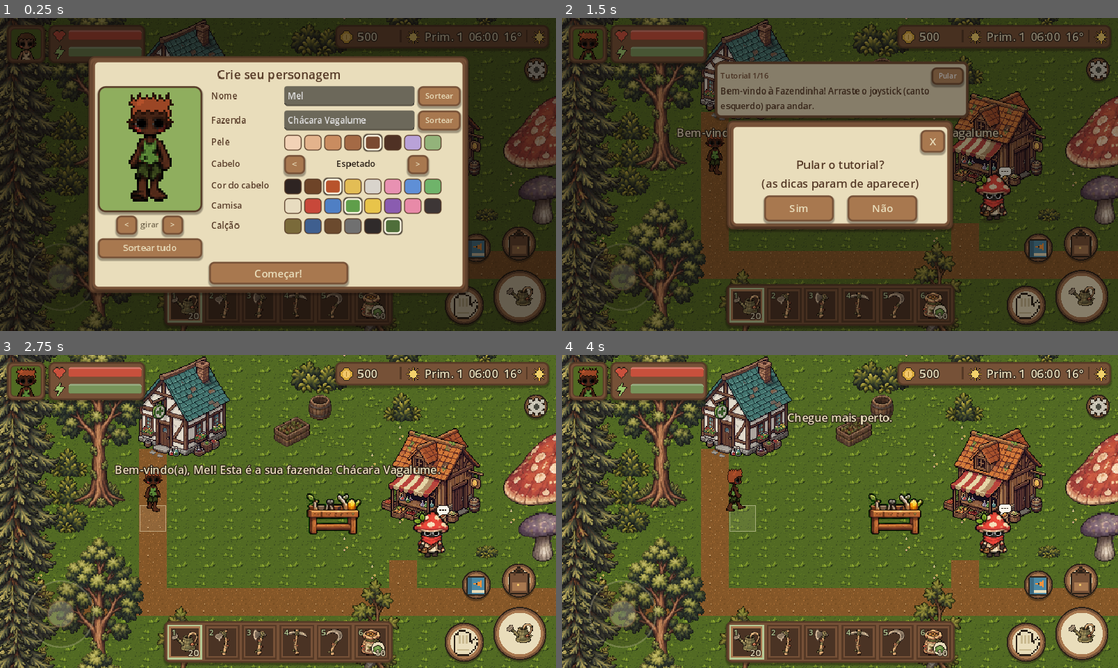
Above: before the commit, frames 1-4 (two rows, left to right).
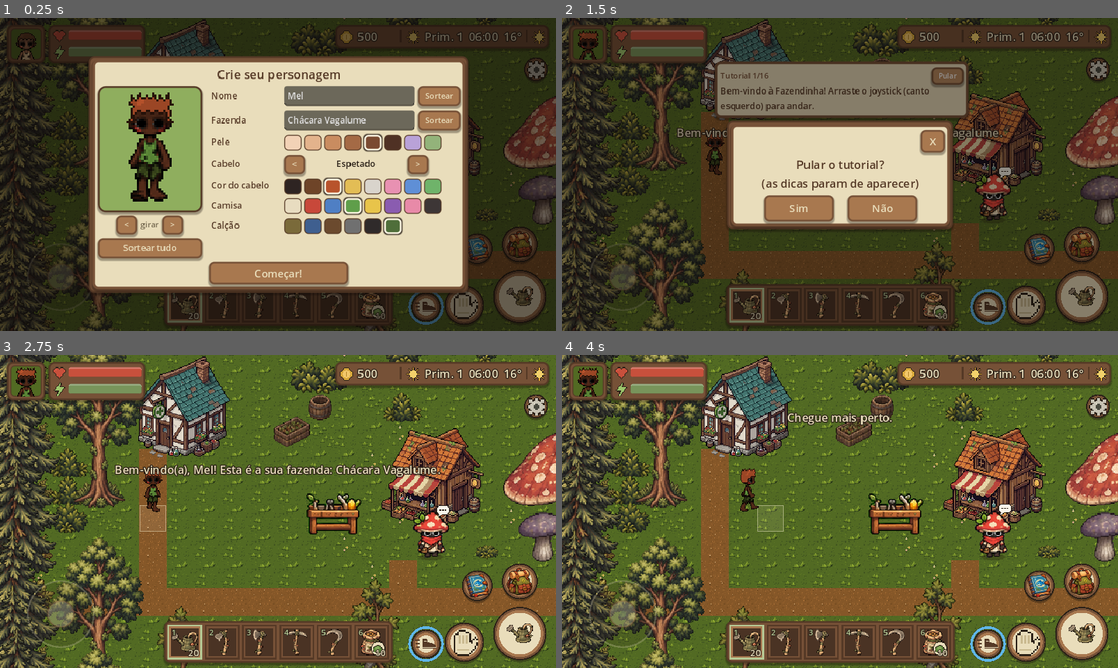
Above: after the commit, the same moments.

Repository: kyoubuerickfreitas-ux/fazendinha-fantastica
Game: Godot game, scene res://scenes/main.tscn
Same seed, same stepped clock (60 frames per second), same inputs: the game is played once before the commit and once after it.
Inputs (mouse positions are in pixels of both pictures, inside the frame that each line leads up to):
- Up to frame 1 (0.25 s): no input
- Up to frame 2 (1.5 s): click "Começar!" at 0.5 s; click "Pular" at 1.25 s
- Up to frame 3 (2.75 s): click "Sim" at 2 s
- Up to frame 4 (4 s): move the mouse to (962, 495) at 2.77 s; hold D (move_right) 2.78-3.5 s; hold Shift (run, bound only after the commit) 2.78-3.5 s; click (962, 495) at 2.92 s; tap Tab at 3.05 s; click "X" at 3.5 s

The runs differ from the first frame. In frame 1, 0.8% of the frame differs, in the area x 73-97%, y 66-98%; in frame 2, 1.1%; in frame 3, 1.4%; in frame 4, 2.0%, in the area x 29-97%, y 36-98%.

Commit message:
Botão de correr com fôlego próprio, materiais com "tenho/preciso" e ícones novos
- Segurar o botão (ou Shift) corre 70% mais rápido; o fôlego (separado da energia) aparece num anel
  em volta do botão, recupera ao parar e fica vermelho quando esgota
- Bancada, melhorias de ferramenta e de construções mostram cada material com ícone e "tenho/preciso"
  (verde = dá, vermelho = falta); o aviso de falta diz quanto você tem
- Ícones novos da mochila e do Livro de Pesca (tools/import_ui_buttons.py)

Co-Authored-By: Claude Opus 5.5 <noreply@anthropic.com>
Claude-Session: https://claude.ai/code/session_01K8smMkd41S9KsmfWVPtWCG

Diff:
--- a/scripts/autoload/game.gd
+++ b/scripts/autoload/game.gd
@@ -56,6 +56,11 @@
 var mine_deepest := 0
 ## Tutorial: {"step": índice, "base": valor no começo do passo, "done": bool}
 var tutorial := {"step": 0, "base": 0, "done": false}
+## Correr: fôlego próprio (não gasta energia). Enche sozinho quando você para de correr.
+const MAX_STAMINA := 100.0
+var stamina := MAX_STAMINA
+var exhausted := false      # zerou: só volta a correr depois de recuperar um pouco
+var run_held := false       # botão de correr (ou Shift) apertado
 ## Jogador: nome, nome da fazenda e aparência (criação de personagem). created = já passou pela tela.
 var profile := {"name": "", "farm": "", "look": {}, "created": false}
 ## Isca colocada na vara de pesca ("" = sem isca)
@@ -460,7 +465,7 @@
 		"move_left": [KEY_A, KEY_LEFT], "move_right": [KEY_D, KEY_RIGHT],
 		"move_up": [KEY_W, KEY_UP], "move_down": [KEY_S, KEY_DOWN],
 		"use_tool": [KEY_SPACE, KEY_J], "interact": [KEY_E, KEY_K],
-		"backpack": [KEY_I, KEY_TAB],
+		"backpack": [KEY_I, KEY_TAB], "run": [KEY_SHIFT],
 		"slot_1": [KEY_1], "slot_2": [KEY_2], "slot_3": [KEY_3],
 		"slot_4": [KEY_4], "slot_5": [KEY_5], "slot_6": [KEY_6],
 	}
--- a/scripts/data/item_db.gd
+++ b/scripts/data/item_db.gd
@@ -347,6 +347,33 @@
 	return out
 
 
+## Quanto o jogador tem de um material de receita (moedas, "qualquer peixe" ou item).
+static func have_of(key: String) -> int:
+	if key == "money":
+		return Game.money
+	if key == "any_fish":
+		return Cooking.have("any_fish")
+	return Game.count_item(key)
+
+
+static func cost_name(key: String) -> String:
+	if key == "money":
+		return "moedas"
+	if key == "any_fish":
+		return "peixe(s) qualquer"
+	return item_name(key)
+
+
+## Só o que falta, com quanto você tem: "Madeira (tem 4 de 10), Pedra (tem 0 de 5)".
+static func missing_text(cost: Dictionary) -> String:
+	var parts := []
+	for k in cost:
+		var have := have_of(k)
+		if have < int(cost[k]):
+			parts.append("%s (tem %d de %d)" % [cost_name(k), have, int(cost[k])])
+	return ", ".join(parts)
+
+
 static func cost_text(cost: Dictionary) -> String:
 	var parts := []
 	for k in cost:
--- a/scripts/player/player.gd
+++ b/scripts/player/player.gd
@@ -21,6 +21,11 @@
 ## Direções que já têm animação desenhada, por ferramenta (as outras usam o golpe simples)
 static var _has_dir := {}
 const SPEED := 85.0
+const RUN_MULT := 1.7        # correndo
+const RUN_DRAIN := 20.0      # fôlego gasto por segundo correndo (~5 s de corrida)
+const RUN_REGEN := 16.0      # fôlego recuperado por segundo parado ou andando
+const RUN_REST := 0.6        # espera antes de começar a recuperar
+const RUN_RECOVER := 35.0    # depois de cansar, precisa disto para correr de novo
 const REACH := 20.0
 const AUTO_REACH := 52.0    # alcance da mira automática (~1,6 célula)
 const TAP_REACH := 72.0     # alcance ao tocar direto na tela
@@ -37,6 +42,8 @@
 var _dir := Dir.DOWN
 var _anim_t := 0.0
 var _busy := 0.0
+var running := false
+var _rest := 0.0
 var _sprite: Sprite2D
 var _hair: Sprite2D          # cabelo (mesmos quadros do corpo, tingido)
 var _look_mat: ShaderMaterial
@@ -89,7 +96,8 @@
 			fishing.cancel("Você recolheu a linha.")
 	_busy = max(0.0, _busy - delta)
 
-	velocity = v * SPEED * Cooking.speed_mult()
+	_update_run(v, delta)
+	velocity = v * SPEED * Cooking.speed_mult() * (RUN_MULT if running else 1.0)
 	move_and_slide()
 
 	if not _action.is_empty() or _holding_rod:
@@ -101,7 +109,7 @@
 		else:
 			_dir = Dir.DOWN if v.y > 0 else Dir.UP
 		var before := int(_anim_t)
-		_anim_t += delta * (8.0 + 6.0 * v.length())
+		_anim_t += delta * (8.0 + 6.0 * v.length()) * (1.5 if running else 1.0)
 		if int(_anim_t) != before and int(_anim_t) % 4 == 0:
 			_footstep()
 		_sprite.frame = _dir * COLS + 1 + int(_anim_t) % WALK_FRAMES
@@ -114,6 +122,23 @@
 		var id := Game.selected_item_id()
 		var c := target_cell()
 		world.set_cursor(c, Game.ui_lock == 0, world.would_act(id, c) or world.can_interact_cell(c))
+
+
+## Correr gasta o fôlego; parar de correr recupera. O bônus "Fôlego" da comida faz durar mais.
+func _update_run(v: Vector2, delta: float) -> void:
+	running = Game.run_held and v.length() > 0.2 and not Game.exhausted and Game.stamina > 0.0
+	if running:
+		_rest = 0.0
+		Game.stamina = maxf(0.0, Game.stamina - RUN_DRAIN * Cooking.energy_mult() * delta)
+		if Game.stamina <= 0.0:
+			Game.exhausted = true
+			Sound.play("deny", -8.0)
+		return
+	_rest += delta
+	if _rest >= RUN_REST:
+		Game.stamina = minf(Game.MAX_STAMINA, Game.stamina + RUN_REGEN * delta)
+	if Game.exhausted and Game.stamina >= RUN_RECOVER:
+		Game.exhausted = false
 
 
 ## Aplica a aparência escolhida (cores do corpo e cabelo).
--- a/scripts/ui/hud.gd
+++ b/scripts/ui/hud.gd
@@ -23,6 +23,8 @@
 var _hotbar: Array[ItemSlot] = []
 var _use_btn: TouchButton
 var _hand_btn: TouchButton
+var _run_btn: RunButton
+var _last_stamina := -1.0
 var _context_label: Label
 var _toast: Label
 var _toast_tween: Tween
@@ -293,18 +295,27 @@
 	_hand_btn.pressed.connect(func(): interact_pressed.emit())
 	area.add_child(_hand_btn)
 
+	_run_btn = RunButton.new()        # segure para correr
+	_run_btn.name = "Run"
+	_run_btn.radius = 16
+	_run_btn.position = Vector2(170 - 166, 150 - 44)
+	area.add_child(_run_btn)
+
 	var bag := TouchButton.new()
-	bag.radius = 19
-	bag.icon = ItemDB.ui_icon("backpack")
+	bag.radius = 20
+	bag.icon = preload("res://assets/sprites/ui/backpack.png")   # arte de tools/import_ui_buttons.py
+	bag.icon_scale = 2.0
+	bag.texture_filter = CanvasItem.TEXTURE_FILTER_LINEAR
 	bag.position = Vector2(170 - 62, 150 - 120)
 	bag.pressed.connect(toggle_backpack)
 	area.add_child(bag)
 	_bag_btn = bag
 
 	_book_btn = TouchButton.new()
-	_book_btn.radius = 16
-	_book_btn.icon = ItemDB.ui_icon("book")
-	_book_btn.icon_scale = 1.6
+	_book_btn.radius = 17
+	_book_btn.icon = preload("res://assets/sprites/ui/book.png")
+	_book_btn.icon_scale = 1.75
+	_book_btn.texture_filter = CanvasItem.TEXTURE_FILTER_LINEAR
 	_book_btn.position = Vector2(170 - 108, 150 - 112)
 	_book_btn.pressed.connect(open_fish_book)
 	area.add_child(_book_btn)
@@ -544,8 +555,8 @@
 				close_panel())
 			bar.add_child(ub)
 			var perk := "comedouro automático do silo" if building.level == 1 else "aquecedor + coletor automático"
-			_card_body.add_child(UIStyle.label("Próximo nível: %d vagas, %s.\nCusto: %s" % [nxt["capacity"], perk,
-				ItemDB.cost_text(nxt["cost"])], 10, UIStyle.EARTH))
+			_card_body.add_child(UIStyle.label("Próximo nível: %d vagas, %s." % [nxt["capacity"], perk], 10, UIStyle.EARTH))
+			_card_body.add_child(_cost_chips(nxt["cost"]))
 		_card_body.add_child(bar)
 	if records.is_empty():
 		_card_body.add_child(UIStyle.label("Ninguém mora aqui ainda. Compre animais na barraca do Fungo.", 11, UIStyle.EARTH))
@@ -1079,7 +1090,7 @@
 		var id: String = r["result"]
 		var cost: Dictionary = r["cost"]
 		var name := ItemDB.item_name(id) + (" x%d" % int(r["qty"]) if int(r["qty"]) > 1 else "")
-		var row := _shop_row(id, "%s\n%s" % [name, ItemDB.cost_text(cost)])
+		var row := _craft_row(id, name, cost)
 		var b := Button.new()
 		b.text = "Fazer"
 		b.disabled = not ItemDB.can_afford(cost)
@@ -1109,7 +1120,7 @@
 			effect = "quebra pedras e minérios com %d golpes a menos" % lvl
 		if tool == "watering_can":
 			effect += ", %d de água" % (Game.WATER_CAPACITY * (lvl + 1))
-		var row := _shop_row(tool, "%s → nível %d (%s)\n%s" % [ItemDB.item_name(tool), lvl + 1, effect, ItemDB.cost_text(cost)])
+		var row := _craft_row(tool, "%s → nível %d (%s)" % [ItemDB.item_name(tool), lvl + 1, effect], cost)
 		var ub := Button.new()
 		ub.text = "Melhorar"
 		ub.disabled = not ItemDB.can_afford(cost)
@@ -1159,7 +1170,7 @@
 	for c in _blockers:
 		if c.get_global_rect().grow(4).has_point(p):
 			return true
-	for b in [_use_btn, _hand_btn, _bag_btn, _book_btn, _options_btn]:
+	for b in [_use_btn, _hand_btn, _bag_btn, _book_btn, _options_btn, _run_btn]:
 		if (p - b.global_position - b.size / 2.0).length() <= b.radius + 8:
 			return true
 	if _tut_panel and _tut_panel.visible and _tut_panel.get_global_rect().grow(4).has_point(p):
@@ -1334,6 +1345,54 @@
 		_shop_sell.add_child(UIStyle.label("Nada para vender ainda.", 11, UIStyle.EARTH))
 
 
+## Materiais de uma receita com o que você tem: [ícone] Madeira 12/10 (verde = dá, vermelho = falta).
+func _cost_chips(cost: Dictionary) -> HFlowContainer:
+	var flow := HFlowContainer.new()
+	flow.add_theme_constant_override("h_separation", 8)
+	flow.add_theme_constant_override("v_separation", 1)
+	flow.size_flags_horizontal = Control.SIZE_EXPAND_FILL
+	for k in cost:
+		var need := int(cost[k])
+		var have := ItemDB.have_of(k)
+		var chip := HBoxContainer.new()
+		chip.add_theme_constant_override("separation", 2)
+		var ic := TextureRect.new()
+		ic.expand_mode = TextureRect.EXPAND_IGNORE_SIZE
+		ic.stretch_mode = TextureRect.STRETCH_KEEP_ASPECT_CENTERED
+		ic.custom_minimum_size = Vector2(14, 14)
+		ic.size_flags_vertical = Control.SIZE_SHRINK_CENTER
+		ic.texture = ItemDB.ui_icon("coin") if k == "money" else (_any_fish_icon() if k == "any_fish" else ItemDB.icon(k))
+		chip.add_child(ic)
+		var ok := have >= need
+		var l := UIStyle.label("%s %d/%d" % [ItemDB.cost_name(k), have, need], 9, Color("3f6b2a") if ok else Color("a8432f"))
+		chip.add_child(l)
+		chip.name = "Chip_" + k
+		flow.add_child(chip)
+	return flow
+
+
+func _any_fish_icon() -> Texture2D:
+	for s in Game.inventory:
+		if s != null and Cooking.matches("any_fish", s["id"]):
+			return ItemDB.icon(s["id"])
+	return ItemDB.icon("fishing_rod")
+
+
+## Linha da bancada: ícone, nome e os materiais (com quanto você tem).
+func _craft_row(id: String, title: String, cost: Dictionary) -> HBoxContainer:
+	var row := _shop_row(id, "")
+	var l: Label = row.get_child(1)
+	row.remove_child(l)
+	l.queue_free()
+	var v := VBoxContainer.new()
+	v.add_theme_constant_override("separation", 0)
+	v.size_flags_horizontal = Control.SIZE_EXPAND_FILL
+	v.add_child(UIStyle.label(title, 10, UIStyle.WOOD_DARK))
+	v.add_child(_cost_chips(cost))
+	row.add_child(v)
+	return row
+
+
 func _shop_row(id: String, text: String) -> HBoxContainer:
 	var row := HBoxContainer.new()
 	var ic := TextureRect.new()
@@ -1352,6 +1411,10 @@
 
 # ================================================================= atualização
 func _process(_d: float) -> void:
+	Game.run_held = (_run_btn.is_held() or Input.is_action_pressed("run")) and Game.ui_lock == 0
+	if not is_equal_approx(_last_stamina, Game.stamina) or _run_btn.is_held():
+		_last_stamina = Game.stamina
+		_run_btn.queue_redraw()
 	var text := ""
 	if player and Game.ui_lock == 0:
 		var it := player.find_interactable()
--- /dev/null
+++ b/scripts/ui/run_button.gd
@@ -0,0 +1,29 @@
+class_name RunButton
+extends TouchButton
+## Botão de correr: segure para correr. O anel em volta mostra o fôlego (stamina própria,
+## separada da energia): azul quando há fôlego, vermelho quando cansou e está recuperando.
+
+
+func is_held() -> bool:
+	return _down
+
+
+func _draw() -> void:
+	super._draw()
+	var c := _center() + (Vector2(0, 2) if _down else Vector2.ZERO)
+	# ícone: tênis com riscos de velocidade
+	var ink := Color("553926")
+	var o := c + Vector2(2, 0)
+	draw_colored_polygon(PackedVector2Array([o + Vector2(-6, 5), o + Vector2(-6, -6), o + Vector2(-1, -6),
+		o + Vector2(0, -2), o + Vector2(5, -1), o + Vector2(9, 1), o + Vector2(10, 5)]), ink)
+	draw_line(o + Vector2(-6, 4), o + Vector2(10, 4), Color("e9ddbb"), 1.2)          # sola
+	draw_line(o + Vector2(-4, -3), o + Vector2(-1, -3), Color("e9ddbb"), 1.0)        # cadarço
+	for i in 3:
+		var y := -4.0 + i * 4.0
+		draw_line(c + Vector2(-13 + i, y), c + Vector2(-7, y), ink, 1.6)
+	# anel do fôlego
+	var f := clampf(Game.stamina / Game.MAX_STAMINA, 0.0, 1.0)
+	var col := Color("e0574a") if Game.exhausted else Color("5fb6e8")
+	draw_arc(c, radius + 3, 0, TAU, 40, Color(0.1, 0.07, 0.05, 0.45), 3.5)
+	if f > 0.0:
+		draw_arc(c, radius + 3, -PI / 2, -PI / 2 + TAU * f, 40, col, 3.0)
--- a/scripts/world/farm_world.gd
+++ b/scripts/world/farm_world.gd
@@ -613,7 +613,7 @@
 		return "Já está no nível máximo."
 	var cost: Dictionary = levels[b.level]["cost"]
 	if not ItemDB.can_afford(cost):
-		return "Faltam materiais: %s." % ItemDB.cost_text(cost)
+		return "Faltam materiais: %s." % ItemDB.missing_text(cost)
 	for k in cost:
 		if k == "money":
 			Game.add_money(-int(cost[k]))
--- a/tests/smoke_test.gd
+++ b/tests/smoke_test.gd
@@ -1216,6 +1216,44 @@
 	assert(Villagers.reaction("pipoca", "ruby") == "like" and Villagers.reaction("raiz", "emerald") == "love")
 	game.inventory[0] = null
 
+	# ---- correr (fôlego próprio) e bancada mostrando quanto você tem
+	game.weather = "sunny"
+	game.stamina = game.MAX_STAMINA
+	game.exhausted = false
+	var start_pos: Vector2 = p.position
+	game.joystick_vector = Vector2(1, 0)
+	await _wait(0.5)
+	var walk_d: float = p.position.distance_to(start_pos)
+	game.joystick_vector = Vector2(-1, 0)
+	main.hud._run_btn._down = true
+	start_pos = p.position
+	await _wait(0.5)
+	var run_d: float = p.position.distance_to(start_pos)
+	assert(p.running, "segurando o botão, o personagem corre")
+	await _shot("42_correndo")
+	assert(run_d > walk_d * 1.4, "correr é mais rápido (andou %.0f, correu %.0f)" % [walk_d, run_d])
+	assert(game.stamina < game.MAX_STAMINA, "correr gasta fôlego")
+	var energy_before: float = game.energy
+	game.stamina = 1.0
+	await _wait(0.2)
+	assert(game.exhausted and not p.running, "sem fôlego, para de correr")
+	assert(is_equal_approx(game.energy, energy_before), "correr não gasta energia")
+	main.hud._run_btn._down = false
+	game.joystick_vector = Vector2.ZERO
+	await _wait(1.0)
+	assert(game.stamina > 1.0, "parado, o fôlego volta")
+	game.stamina = game.MAX_STAMINA
+	game.exhausted = false
+	game.inventory[0] = {"id": "wood", "qty": 4}
+	main.hud.open_crafting()
+	await _wait(0.2)
+	var chip = main.hud._craft_list.find_child("Chip_wood", true, false)
+	assert(chip != null, "a bancada mostra os materiais com o que você tem")
+	await _shot("43_bancada_materiais")
+	main.hud.close_panel()
+	game.inventory[0] = null
+	assert(ItemDB.missing_text({"wood": 10}).contains("tem 0 de 10"))
+
 	# ---- opções
 	main.hud.open_options()
 	await _wait(0.3)
Binary file added: assets/source/ui_buttons.png
Binary file added: assets/sprites/ui/backpack.png
Not shown, added: assets/sprites/ui/backpack.png.import
Binary file added: assets/sprites/ui/book.png
Not shown, added: assets/sprites/ui/book.png.import
